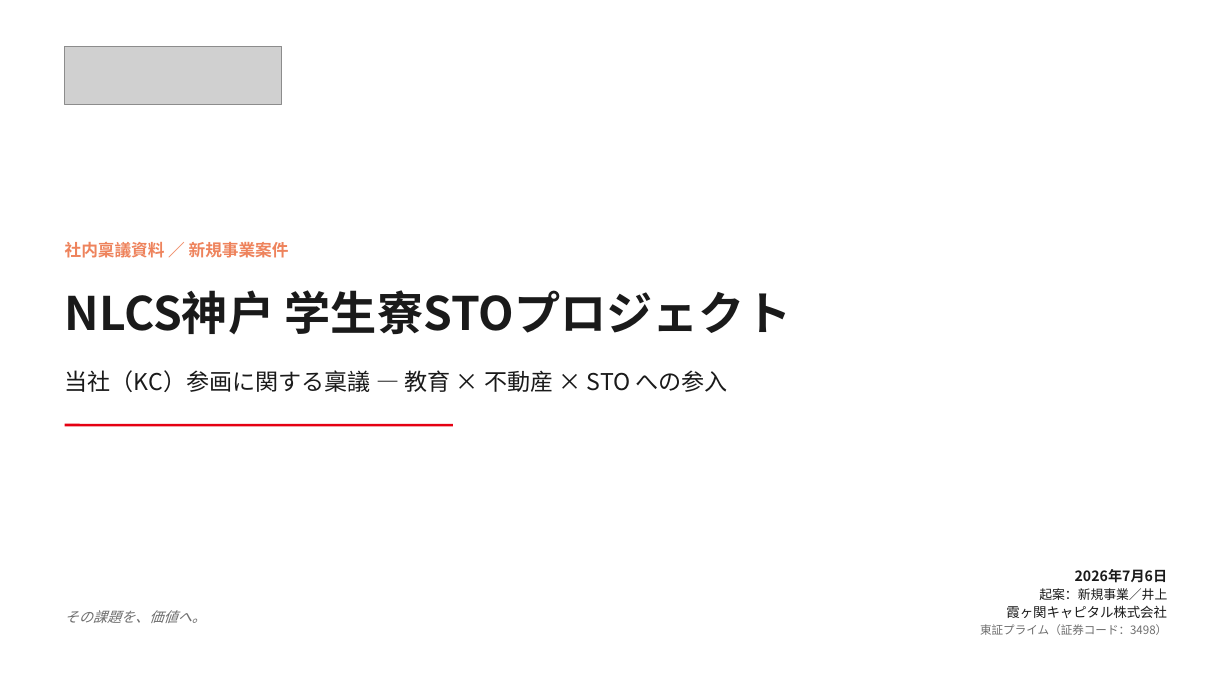
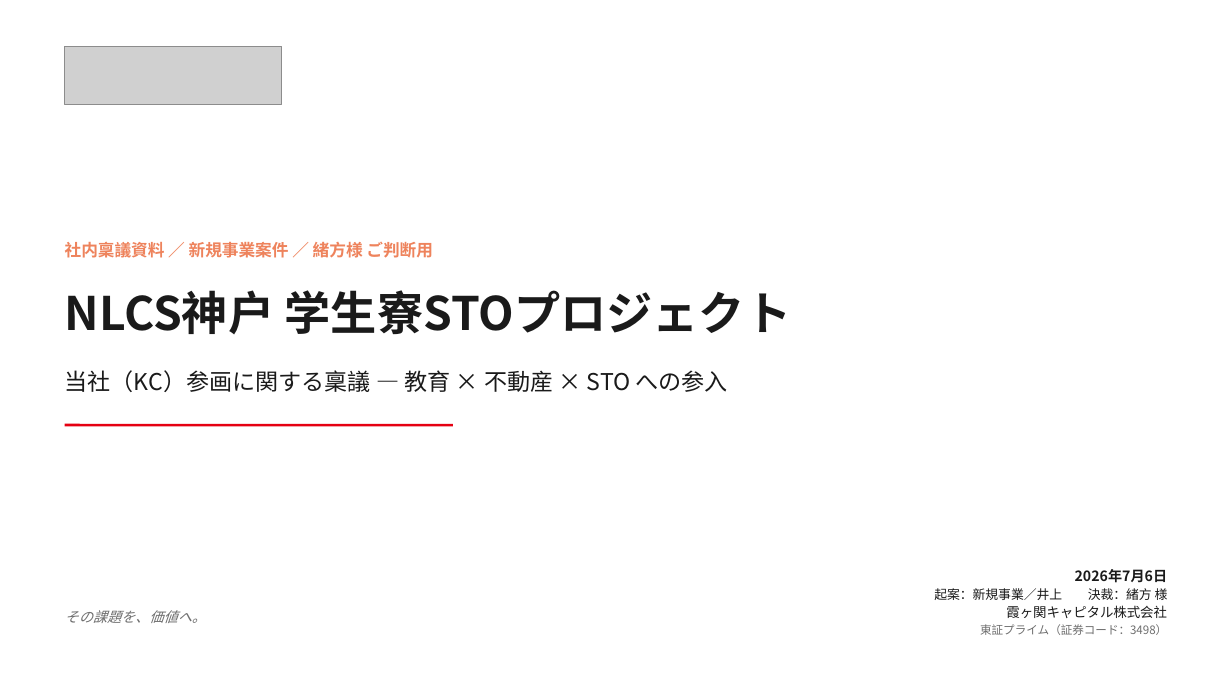
Before and after one commit to Kanta02cer/hotel-simulation, a slide deck: slide 1 of slides/nlcs-kobe-sto/NLCS神戸STO_KC参画稟議.pptx. Drawn at 1232x693 pixels with LibreOffice and Linux fonts; fonts in the diff are those of the drawing; grey boxes stand for pictures. Boxes give left, top, right and bottom in pixels: in the first picture for what was removed or moved away, otherwise in the second. Text is boxed around its words. In the diff, an @@ line names an element or a change of style, - is before the commit and + after.

```diff
--- a/slides/nlcs-kobe-sto/NLCS神戸STO_KC参画稟議.pptx
+++ b/slides/nlcs-kobe-sto/NLCS神戸STO_KC参画稟議.pptx
@@ text at [65,242,433,258]: text changed @@
-社内稟議資料 ／ 新規事業案件
+社内稟議資料 ／ 新規事業案件 ／ 緒方様 ご判断用
@@ text at [934,588,1168,600]: text changed @@
-起案：新規事業／井上
+起案：新規事業／井上 決裁：緒方 様
```
Also in this commit, not shown: 15 other slides changed, 4 slides added, 1 other file.
